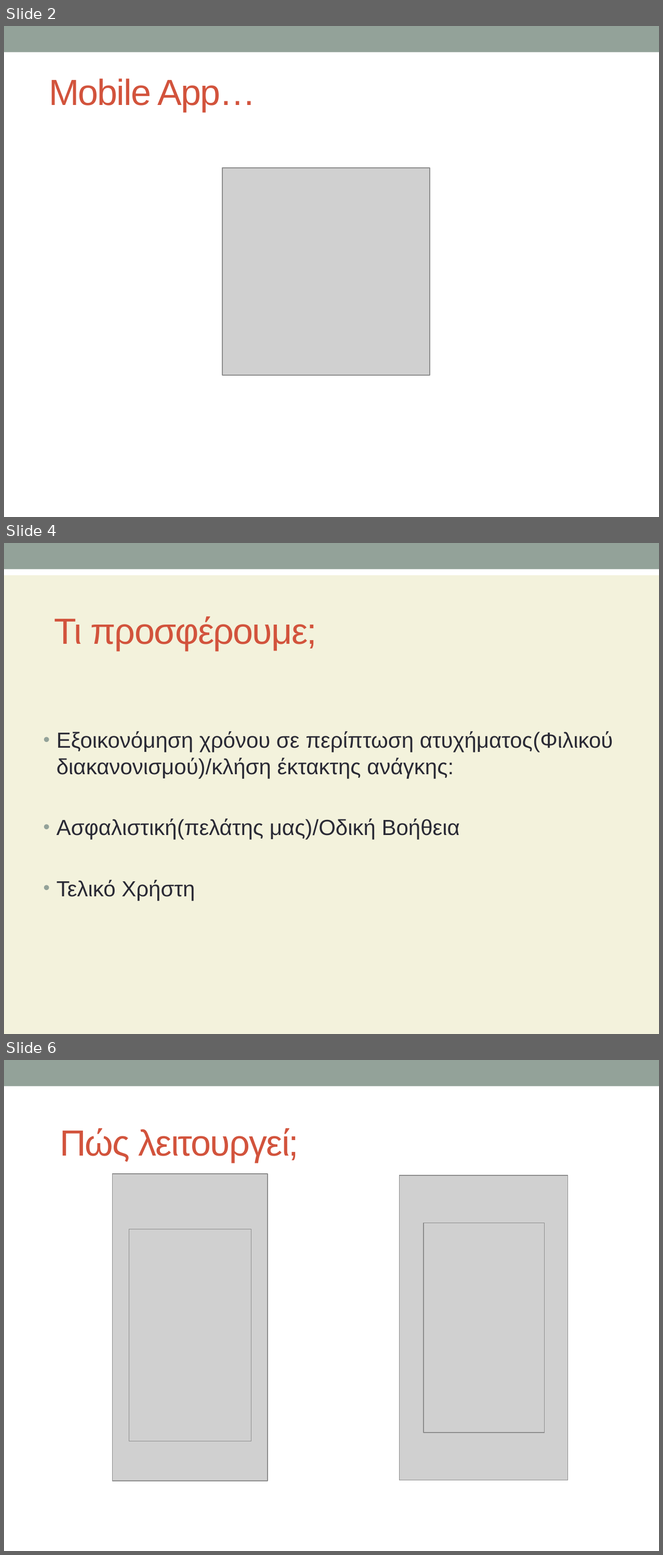
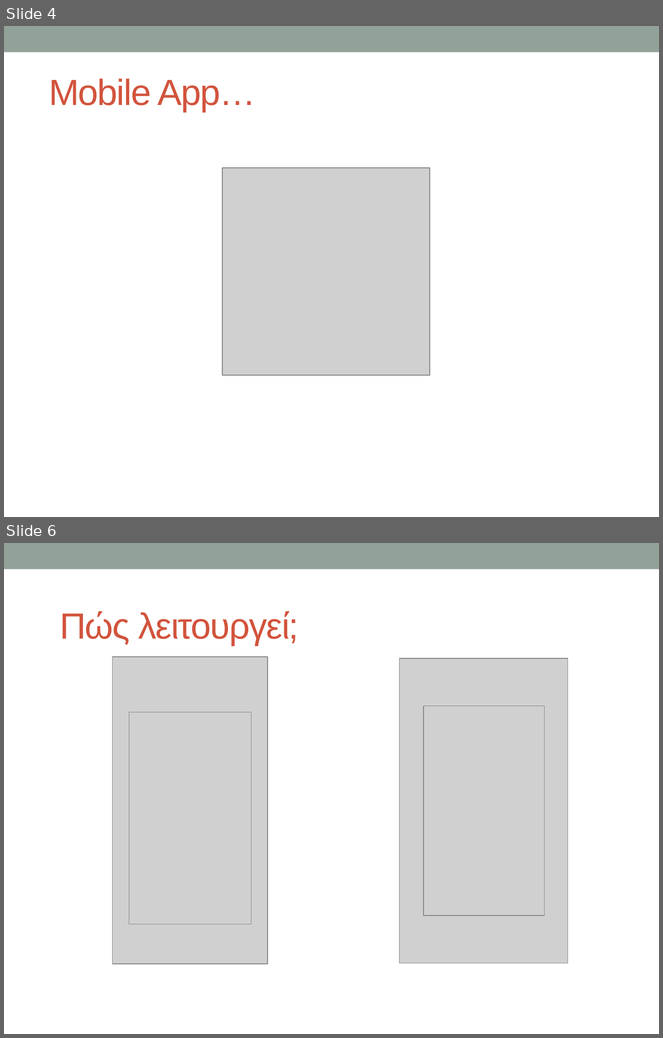
Before and after one commit to crowdhackathon-insurance2/PSL, a slide deck: PSL (1).pptx. Shown one above the other, each under a label of ours: slides 2, 4 and 6 before the commit, slides 4 and 6 after it; the slides between them are not shown. The pictures are 663x1555 and 663x1038 pixels, drawn with LibreOffice and Linux fonts; fonts in the diff are those of the drawing; grey boxes stand for pictures. Boxes give left, top, right and bottom in pixels: in the first picture for what was removed or moved away, otherwise in the second. Text is boxed around its words. In the diff, an @@ line names an element or a change of style, - is before the commit and + after.

```diff
--- a/PSL (1).pptx
+++ b/PSL (1).pptx
@@ slide 4 removed at bbox=[4, 543, 659, 1034], background #F3F2DC; not listed: 1 template element that a slide beside it also shows @@
@@ rectangle removed at bbox=[4, 559, 659, 575] @@
@@ title removed at bbox=[54, 616, 317, 651] @@
-Τι προσφέρουμε;
@@ text removed at bbox=[57, 731, 613, 901] @@
-• Εξοικονόμηση χρόνου σε περίπτωση ατυχήματος(Φιλικού διακανονισμού)/κλήση έκτακτης ανάγκης:
-• Ασφαλιστική(πελάτης μας)/Οδική Βοήθεια
-• Τελικό Χρήστη
@@ what was slide 2 is now slide 4 @@
```
Also in this commit, not shown: 4 slides changed, 1 slide added.
